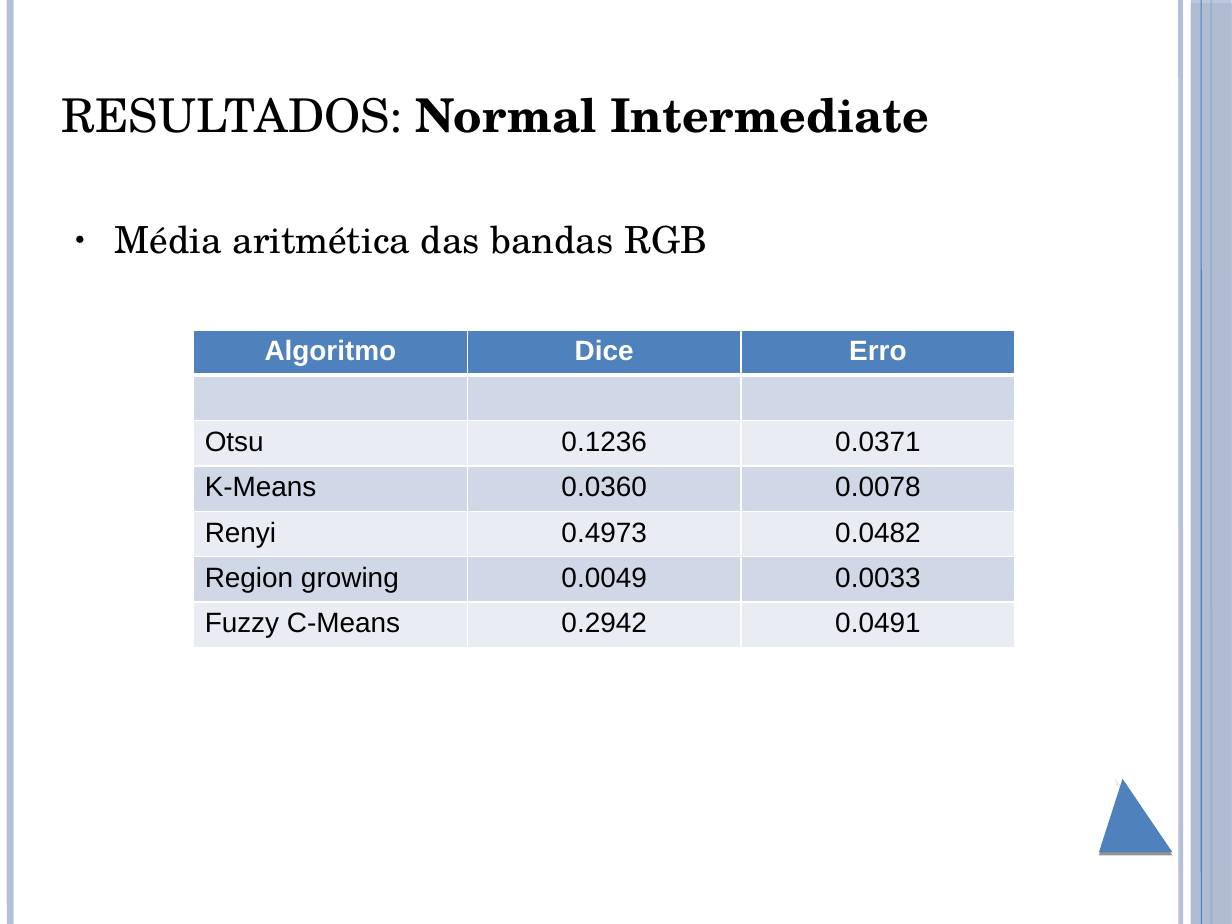
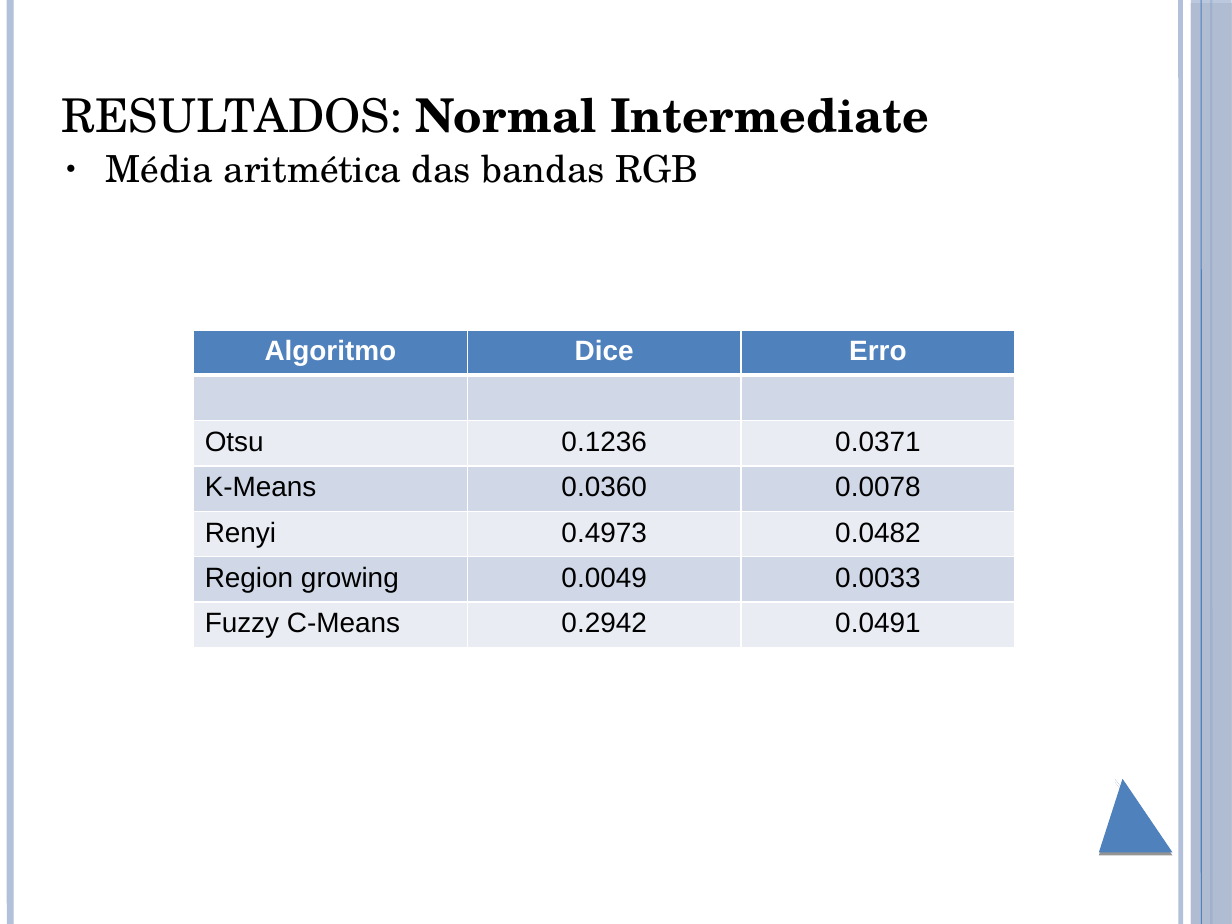
Before and after one commit to brunoliveira8/pdi, a slide deck: slide 20 of trabalho 6/apresentacao.pptx (slide 19 before the commit). Drawn at 1232x924 pixels with LibreOffice and Linux fonts; fonts in the diff are those of the drawing. Boxes give left, top, right and bottom in pixels: in the first picture for what was removed or moved away, otherwise in the second. Text is boxed around its words. In the diff, an @@ line names an element or a change of style, - is before the commit and + after.

```diff
--- a/trabalho 6/apresentacao.pptx
+++ b/trabalho 6/apresentacao.pptx
@@ text "Média aritmética das bandas RGB" moved from (x1=114, y1=225, x2=707, y2=254) to (x1=106, y1=154, x2=698, y2=183) @@
```
Also in this commit, not shown: 11 other slides changed, 3 slides added, 3 other files.
